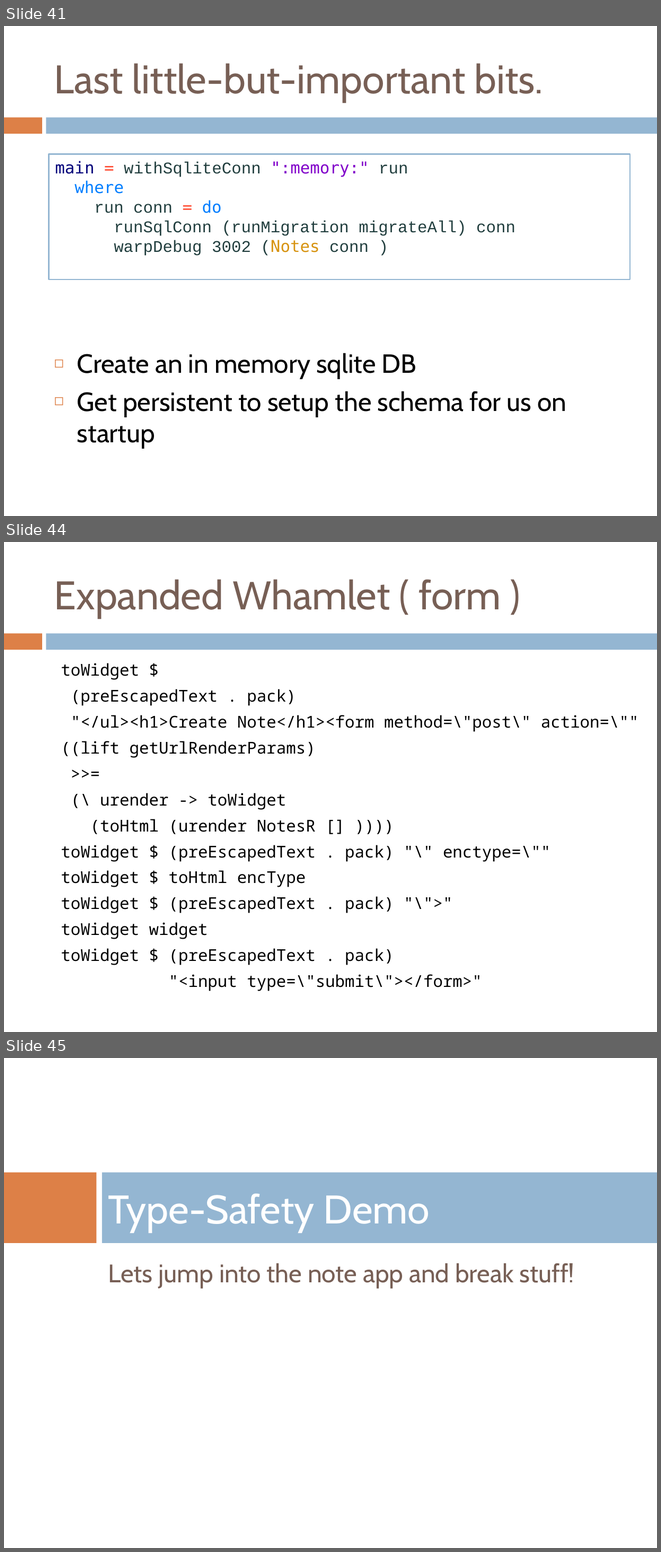
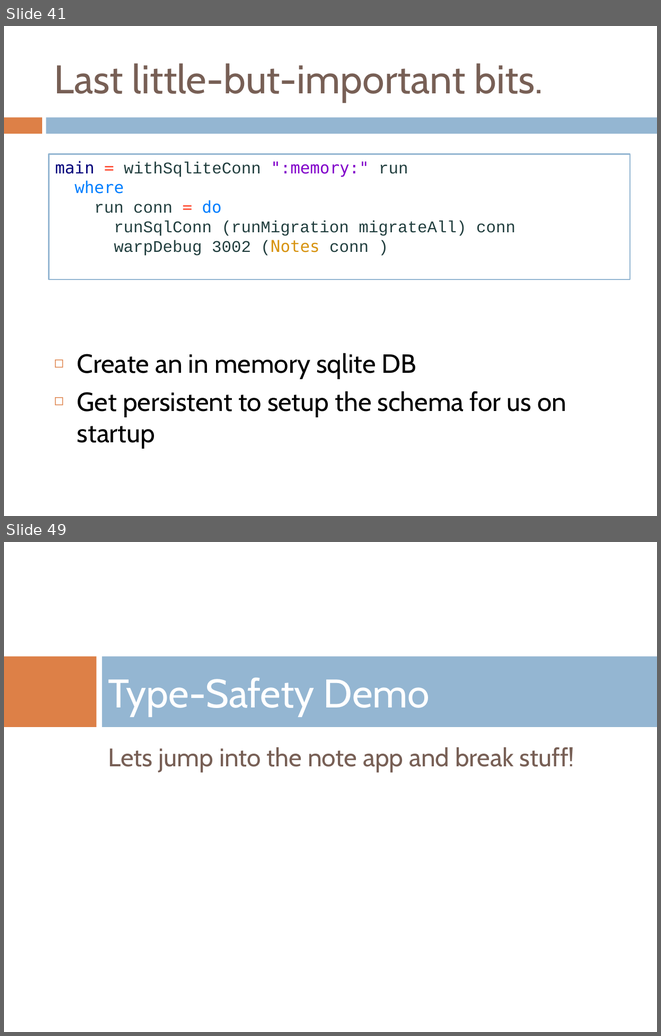
Before and after one commit to benkolera/talk-yesod, a slide deck: TypeSafeWebDevWithYesodAndHaskell.pptx. Shown one above the other, each under a label of ours: slides 41, 44 and 45 before the commit, slides 41 and 49 after it; the slides between them are not shown. The pictures are 661x1552 and 661x1036 pixels, drawn with LibreOffice and Linux fonts; fonts in the diff are those of the drawing; background and template pictures are left out. Boxes give left, top, right and bottom in pixels: in the first picture for what was removed or moved away, otherwise in the second. Text is boxed around its words. In the diff, an @@ line names an element or a change of style, - is before the commit and + after.

```diff
--- a/TypeSafeWebDevWithYesodAndHaskell.pptx
+++ b/TypeSafeWebDevWithYesodAndHaskell.pptx
@@ slide 44 removed at <box>4,542,657,1032</box>, background #FFFFFF; not listed: 2 template elements that a slide beside it also shows @@
@@ title removed at <box>54,579,501,618</box> @@
-Expanded Whamlet ( form )
@@ text removed at <box>61,663,639,991</box> @@
-toWidget $
-(preEscapedText . pack)
-"</ul><h1>Create Note</h1><form method=\"post\" action=\""
-((lift getUrlRenderParams)
->>=
-(\ urender -> toWidget
-(toHtml (urender NotesR [] ))))
-toWidget $ (preEscapedText . pack) "\" enctype=\""
-toWidget $ toHtml encType
-toWidget $ (preEscapedText . pack) "\">"
-toWidget widget
-toWidget $ (preEscapedText . pack)
-"<input type=\"submit\"></form>"
@@ what was slide 45 is now slide 49 @@
```
Also in this commit, not shown: 3 slides changed, 5 slides added, 8 other files.
